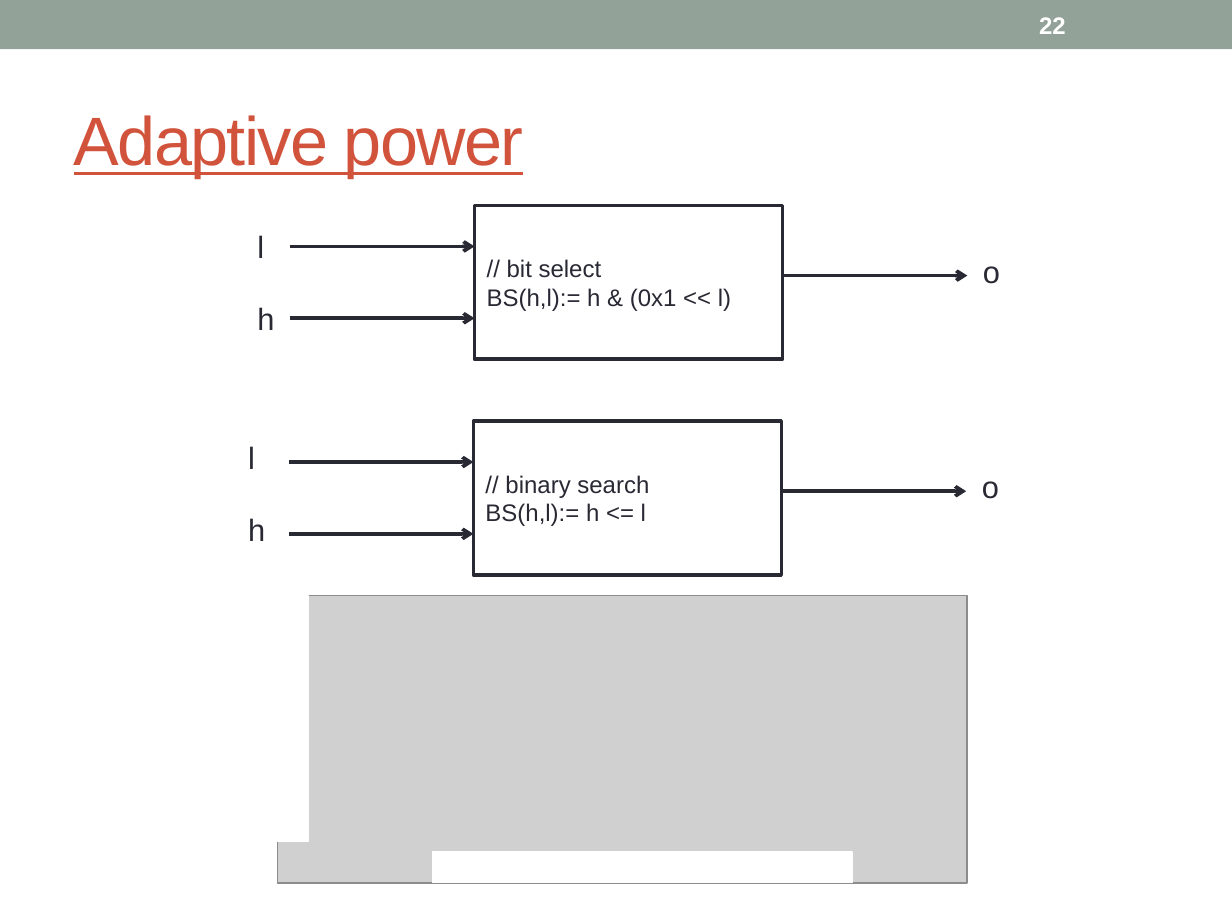
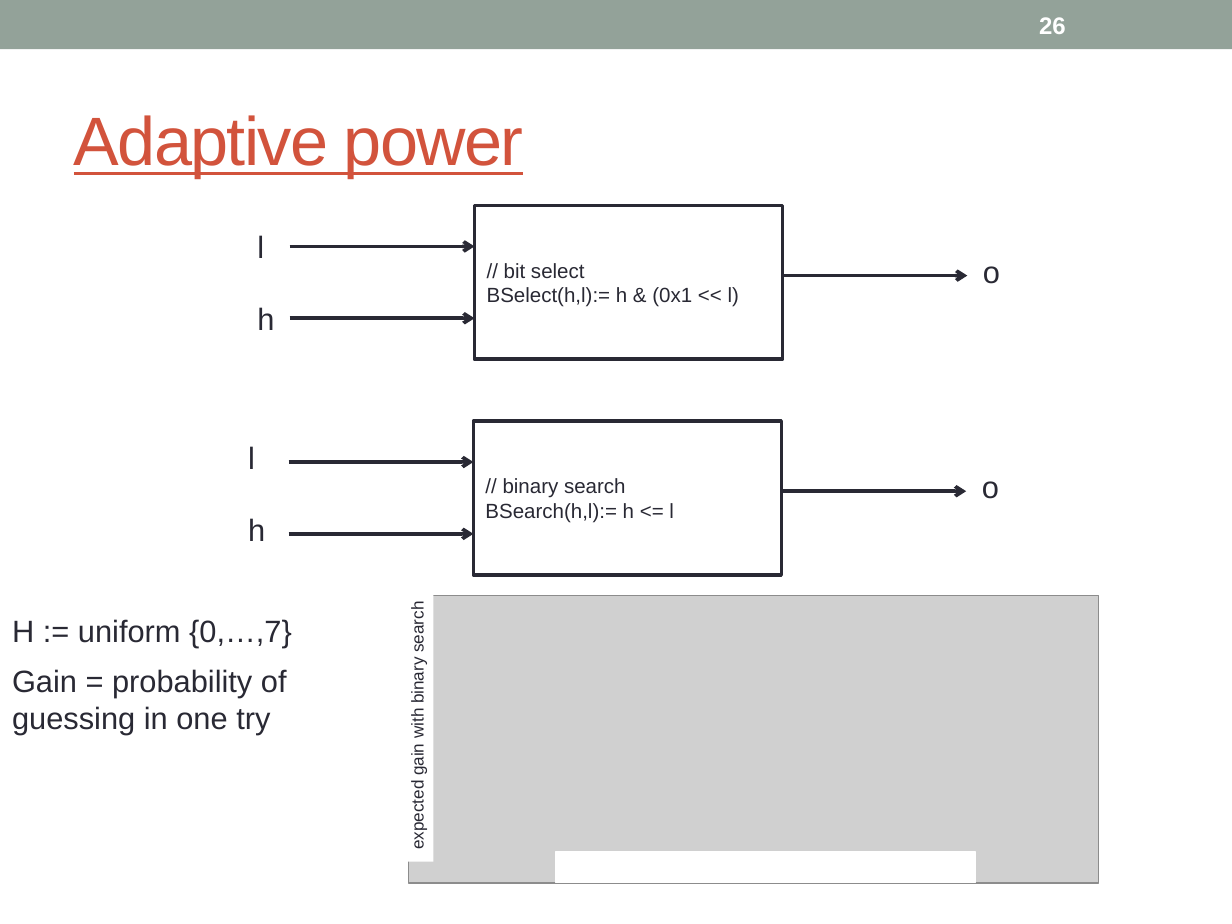
Before and after one commit to piotrm0/piotrm0.github.io, a slide deck: slide 26 of docs/mardziel15hcss.pres.pptx (slide 22 before the commit). Drawn at 1232x924 pixels with LibreOffice and Linux fonts; fonts in the diff are those of the drawing; grey boxes stand for pictures. Boxes give left, top, right and bottom in pixels: in the first picture for what was removed or moved away, otherwise in the second. Text is boxed around its words. In the diff, an @@ line names an element or a change of style, - is before the commit and + after.

```diff
--- a/docs/mardziel15hcss.pres.pptx
+++ b/docs/mardziel15hcss.pres.pptx
@@ page number at bbox=[1039, 17, 1066, 34]: text changed @@
-22
+26
@@ text in rectangle at bbox=[504, 263, 585, 278]: size 14 to 12 pt in "// bit select" @@
@@ text in rectangle at bbox=[487, 287, 739, 307]: text changed; size 14 to 12 pt @@
-BS(h,l):= h & (0x1 << l)
+BSelect(h,l):= h & (0x1 << l)
@@ text in rectangle at bbox=[503, 478, 626, 498]: size 14 to 12 pt in "// binary search" @@
@@ text in rectangle at bbox=[485, 503, 674, 523]: text changed; size 14 to 12 pt @@
-BS(h,l):= h <= l
+BSearch(h,l):= h <= l
@@ rectangle added at bbox=[400, 586, 433, 862], fill #FFFFFF, 10 pt, text #292934 @@
+expected gain with binary search
@@ picture: place and size @@
-picture at bbox=[277, 595, 967, 882]
+picture at bbox=[409, 595, 1099, 882]
@@ text added at bbox=[12, 619, 292, 648], 18 pt, text #292934 @@
+H := uniform {0,…,7}
@@ text added at bbox=[12, 669, 287, 734], 18 pt, text #292934 @@
+Gain = probability of
+guessing in one try
@@ rectangle: place and size @@
-rectangle at bbox=[432, 853, 853, 883]
+rectangle at bbox=[556, 853, 976, 883]
```
Also in this commit, not shown: 39 other slides changed, 6 slides added, 2 slides removed, 1 other file.
